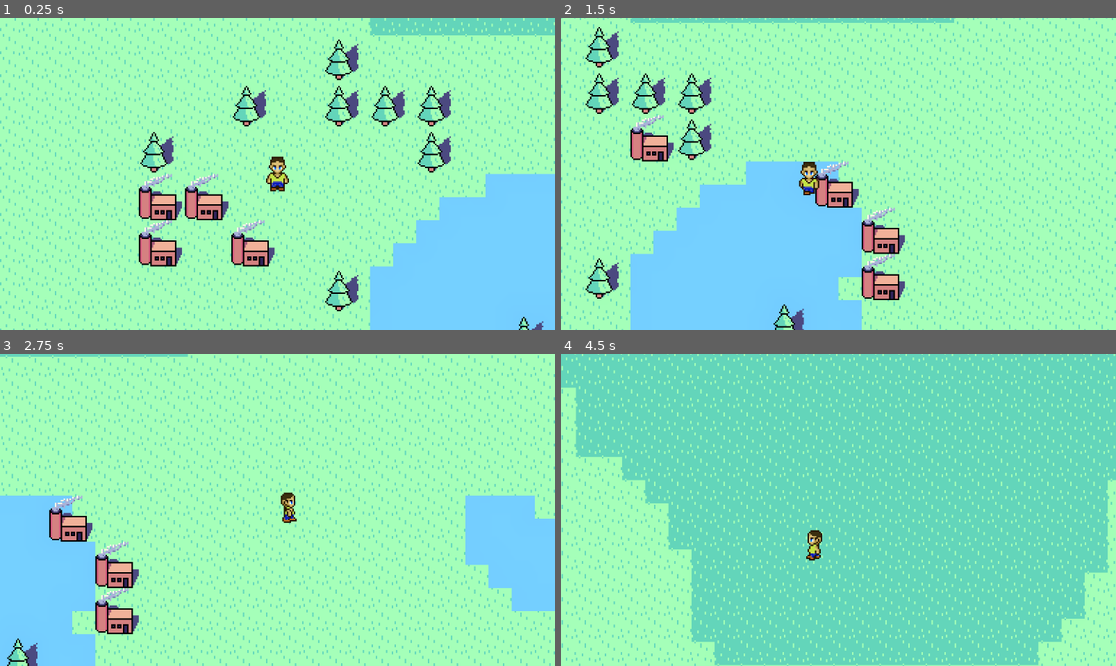
Above: before the commit, frames 1-4 (two rows, left to right).
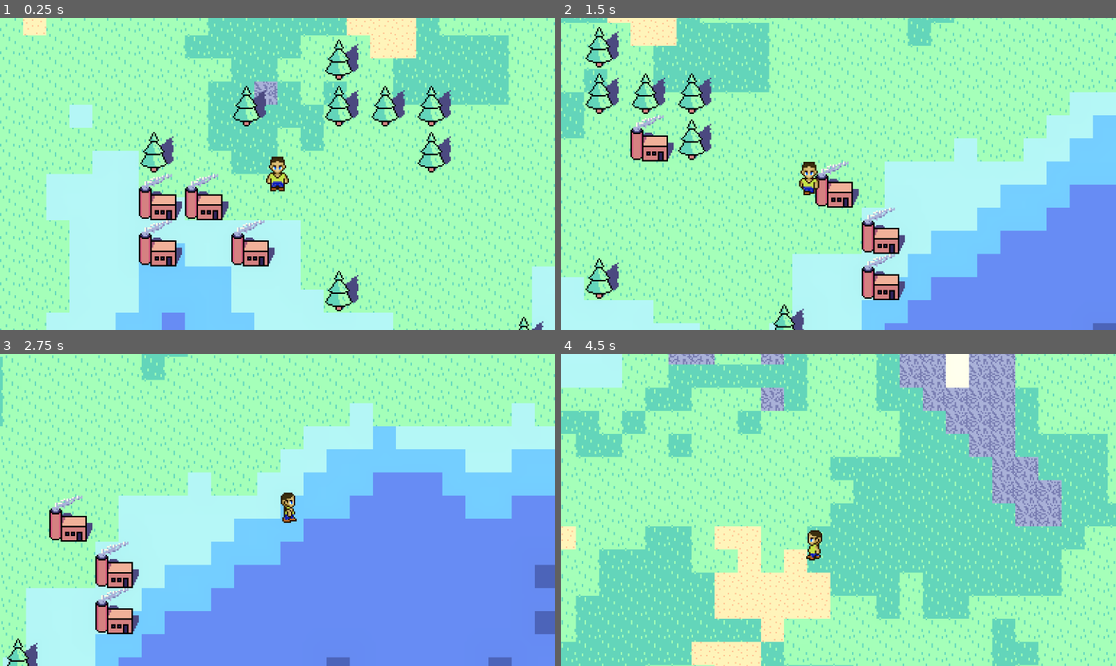
Above: after the commit, the same moments.

Repository: AdrianTheFrog/SMathHacks-Reasource-Conservation-Project
Game: Godot game, scene res://main scene.tscn
Same seed, same stepped clock (60 frames per second), same inputs: the game is played once before the commit and once after it.
Inputs (mouse positions are in pixels of both pictures, inside the frame that each line leads up to):
- Up to frame 1 (0.25 s): no input
- Up to frame 2 (1.5 s): tap Enter at 0.5 s; move the mouse to (960, 158) at 0.52 s; hold Right (Right) 0.53-1.28 s; click (960, 158) at 0.67 s; move the mouse to (727, 189) at 1.27 s; hold Down (Down) from 1.28 s (still down)
- Up to frame 3 (2.75 s): move the mouse to (333, 441) at 2.02 s; release Down (Down) at 2.03 s; hold Right (Right) from 2.03 s (still down)
- Up to frame 4 (4.5 s): move the mouse to (810, 572) at 2.77 s; release Right (Right) at 2.78 s; hold Up (Up) 2.78-3.53 s; click (810, 572) at 2.92 s; move the mouse to (1005, 556) at 3.52 s; hold Left (Left) from 3.53 s (still down); move the mouse to (672, 463) at 4.27 s

The runs differ from the first frame. In frame 1, 46% of the frame differs, in the area x 4-100%, y 0-100%; in frame 2, 51%; in frame 3, 63%, in the area x 0-100%, y 0-100%; in frame 4, 58%.

Commit message:
New terrain generation
Only use altitude and temperature and remove moisture, weight noise towards extremes

Diff:
--- a/TileMap.gd
+++ b/TileMap.gd
@@ -1,12 +1,14 @@
 extends TileMap
-var moisture = FastNoiseLite.new()
 var temperature = FastNoiseLite.new()
 var altitude = FastNoiseLite.new()
-var width = 500/16
-var height = 500/16
+const width = 500/16
+const height = 500/16
+const pi = 3.14159
+
+const tempNoiseScale = 5
+const altNoiseScale = 2
 
 func _ready():
-	moisture.seed = randi()
 	temperature.seed = randi()
 	altitude.seed = randi()
 
@@ -15,9 +17,10 @@
 
 func generate_chunk(pos):
 	var tile_pos = local_to_map(pos)
+
 	for x in range(width):
 		for y in range(height):
-			var moist = moisture.get_noise_2d(tile_pos.x-width/2 + x,tile_pos.y-height/2 + y)*10
-			var temp = temperature.get_noise_2d(tile_pos.x-width/2 + x,tile_pos.y-height/2 + y)*10
-			var alt = altitude.get_noise_2d(tile_pos.x-width/2 + x,tile_pos.y-height/2 + y)*10
-			set_cell(0,Vector2i(tile_pos.x-width/2 + x,tile_pos.y-height/2 + y),1, Vector2(round((moist+10)/5), round((temp+10)/5)))
+			# use sin to weight the noise function more towards extremes
+			var temp = floor((sin(temperature.get_noise_2d((tile_pos.x-width/2 + x)*tempNoiseScale,(tile_pos.y-height/2 + y)*tempNoiseScale)*pi/2)+1)*3.5)
+			var alt = floor((sin(altitude.get_noise_2d((tile_pos.x-width/2 + x)*altNoiseScale,(tile_pos.y-height/2 + y)*altNoiseScale)*pi/2)+1)*5)
+			set_cell(0,Vector2i(tile_pos.x-width/2 + x,tile_pos.y-height/2 + y),1, Vector2i(alt, temp))
--- a/tileset.tres
+++ b/tileset.tres
@@ -1,26 +1,80 @@
 [gd_resource type="TileSet" load_steps=3 format=3 uid="uid://bigbiha614tnl"]
 
-[ext_resource type="Texture2D" uid="uid://cwo8ie7y2a1fg" path="res://tilemap.png" id="1_yh88g"]
+[ext_resource type="Texture2D" uid="uid://311h8vkahmnd" path="res://big tilemap.png" id="1_sao1c"]
 
-[sub_resource type="TileSetAtlasSource" id="TileSetAtlasSource_kap7l"]
+[sub_resource type="TileSetAtlasSource" id="TileSetAtlasSource_f8cgf"]
 resource_name = "tilemap"
-texture = ExtResource("1_yh88g")
+texture = ExtResource("1_sao1c")
 0:0/0 = 0
 1:0/0 = 0
 2:0/0 = 0
 3:0/0 = 0
+4:0/0 = 0
+5:0/0 = 0
+6:0/0 = 0
+7:0/0 = 0
+8:0/0 = 0
+9:0/0 = 0
 0:1/0 = 0
 1:1/0 = 0
 2:1/0 = 0
 3:1/0 = 0
+4:1/0 = 0
+5:1/0 = 0
+6:1/0 = 0
+7:1/0 = 0
+8:1/0 = 0
+9:1/0 = 0
 0:2/0 = 0
 1:2/0 = 0
 2:2/0 = 0
 3:2/0 = 0
+4:2/0 = 0
+5:2/0 = 0
+6:2/0 = 0
+7:2/0 = 0
+8:2/0 = 0
+9:2/0 = 0
 0:3/0 = 0
 1:3/0 = 0
 2:3/0 = 0
 3:3/0 = 0
+4:3/0 = 0
+5:3/0 = 0
+6:3/0 = 0
+7:3/0 = 0
+8:3/0 = 0
+9:3/0 = 0
+0:4/0 = 0
+1:4/0 = 0
+2:4/0 = 0
+3:4/0 = 0
+4:4/0 = 0
+5:4/0 = 0
+6:4/0 = 0
+7:4/0 = 0
+8:4/0 = 0
+9:4/0 = 0
+0:5/0 = 0
+1:5/0 = 0
+2:5/0 = 0
+3:5/0 = 0
+4:5/0 = 0
+5:5/0 = 0
+6:5/0 = 0
+7:5/0 = 0
+8:5/0 = 0
+9:5/0 = 0
+0:6/0 = 0
+1:6/0 = 0
+2:6/0 = 0
+3:6/0 = 0
+4:6/0 = 0
+5:6/0 = 0
+6:6/0 = 0
+7:6/0 = 0
+8:6/0 = 0
+9:6/0 = 0
 
 [resource]
-sources/1 = SubResource("TileSetAtlasSource_kap7l")
+sources/1 = SubResource("TileSetAtlasSource_f8cgf")
Binary file added: big tilemap.png
Not shown, changed: big tilemap.png.import
Binary file removed: tilemap.png
Not shown, added: mai64C5.tmp
